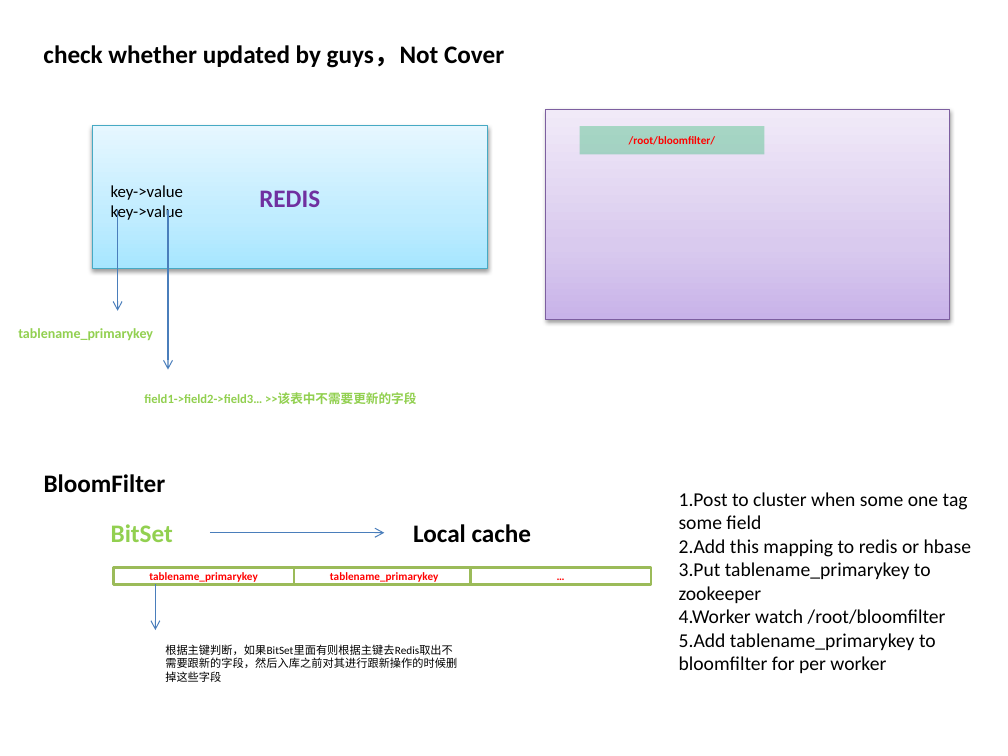
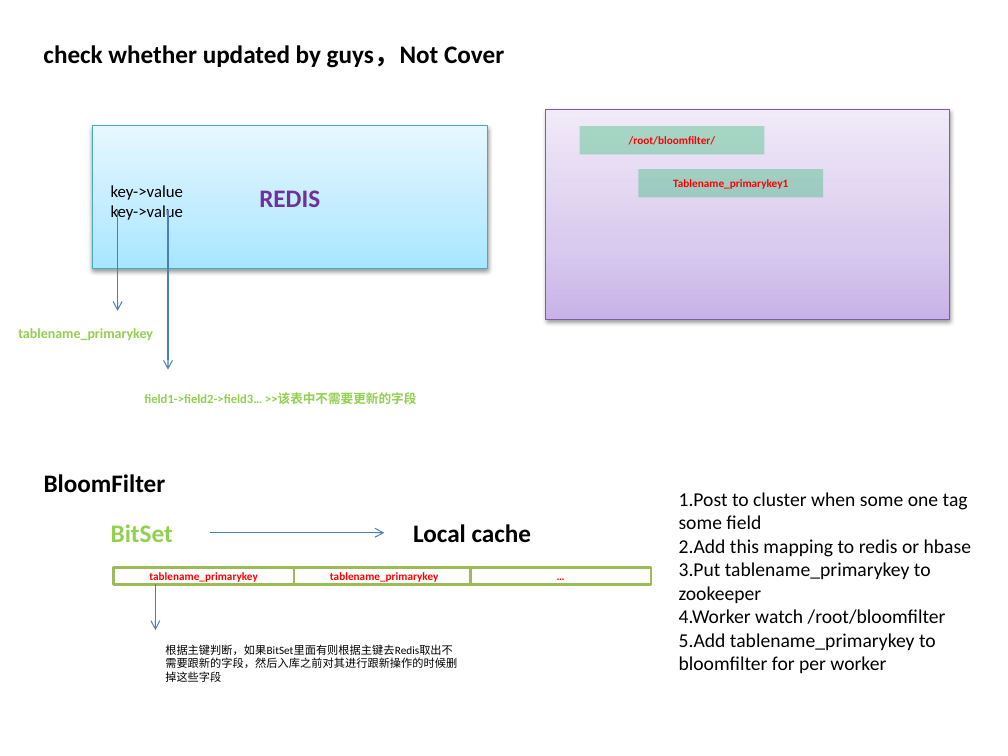
Before and after one commit to richardy2012/cloud, a slide deck: slide 23 of doc/ppt/distribute schedule task architect.pptx (slide 21 before the commit). Drawn at 1008x756 pixels with LibreOffice and Linux fonts; fonts in the diff are those of the drawing. Boxes give left, top, right and bottom in pixels: in the first picture for what was removed or moved away, otherwise in the second. Text is boxed around its words. In the diff, an @@ line names an element or a change of style, - is before the commit and + after.

```diff
--- a/doc/ppt/distribute schedule task architect.pptx
+++ b/doc/ppt/distribute schedule task architect.pptx
@@ rectangle added at (x1=638, y1=169, x2=823, y2=198), fill #00B050 at 30% opacity, 8 pt, text #FF0000, bold @@
+Tablename_primarykey1
```
Also in this commit, not shown: 2 other slides changed, 2 slides added, 7 other files.
